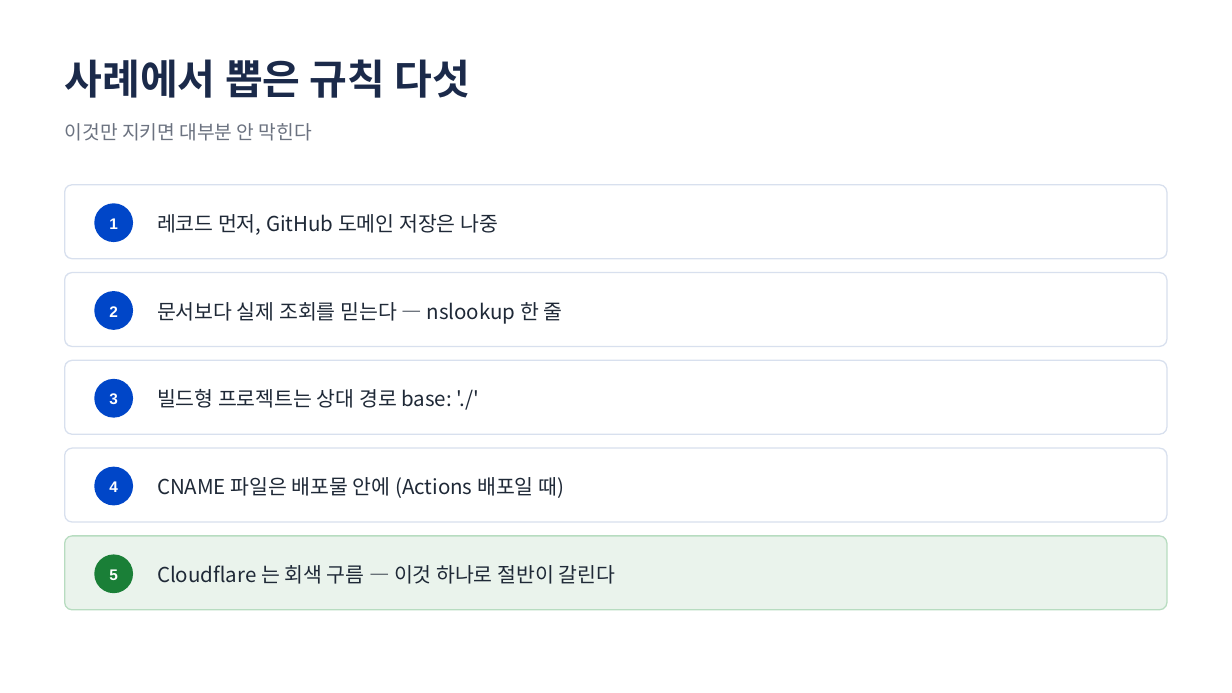
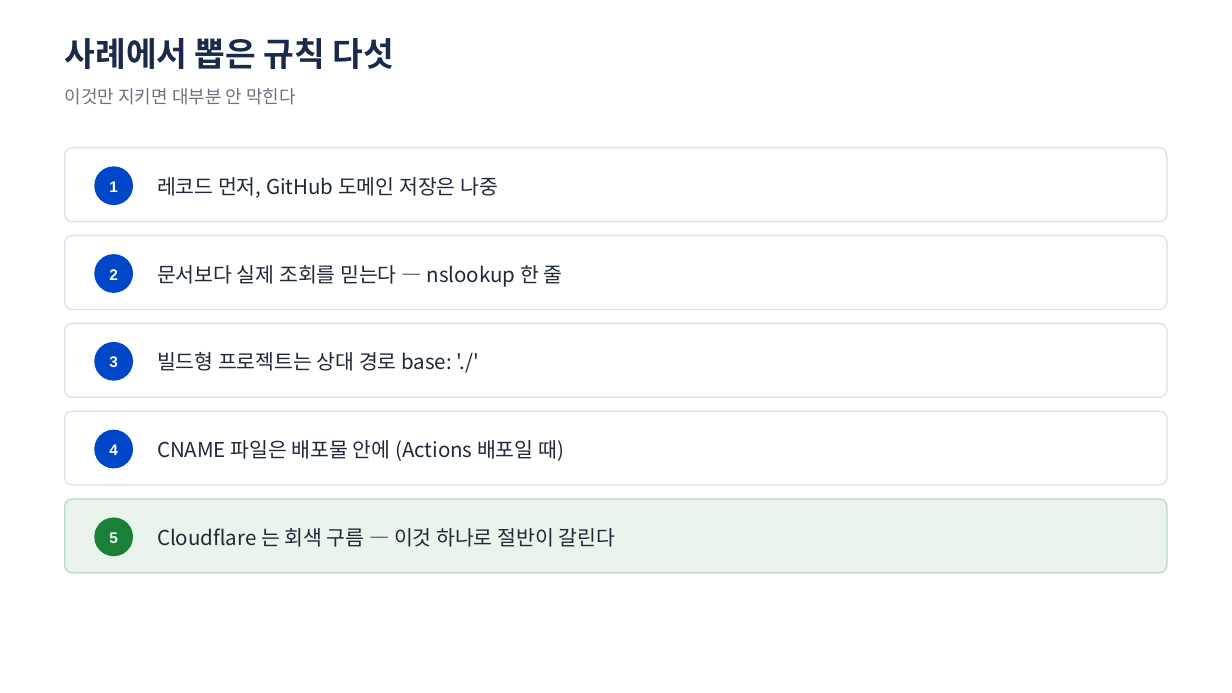
Before and after one commit to jungaistar/lms, a slide deck: slide 26 of docs/lecture/pages-domain/GitHub-Pages-도메인연결-강의슬라이드.pptx (slide 19 before the commit). Drawn at 1232x693 pixels with LibreOffice and Linux fonts; fonts in the diff are those of the drawing. Boxes give left, top, right and bottom in pixels: in the first picture for what was removed or moved away, otherwise in the second. Text is boxed around its words. In the diff, an @@ line names an element or a change of style, - is before the commit and + after.

```diff
--- a/docs/lecture/pages-domain/GitHub-Pages-도메인연결-강의슬라이드.pptx
+++ b/docs/lecture/pages-domain/GitHub-Pages-도메인연결-강의슬라이드.pptx
@@ text "사례에서 뽑은 규칙 다섯" moved from (x1=65, y1=59, x2=471, y2=98) to (x1=65, y1=38, x2=394, y2=69) @@
@@ text "사례에서 뽑은 규칙 다섯" at (x1=65, y1=38, x2=394, y2=69): size 32 to 26 pt @@
@@ text "이것만 지키면 대부분 안 막힌다" moved from (x1=65, y1=123, x2=312, y2=141) to (x1=65, y1=88, x2=296, y2=105) @@
@@ text "이것만 지키면 대부분 안 막힌다" at (x1=65, y1=88, x2=296, y2=105): size 15 to 14 pt @@
@@ 10 texts, 5 rounded rectangles, 5 ellipses moved together from (x1=65, y1=185, x2=1167, y2=610) to (x1=65, y1=148, x2=1167, y2=573) @@
```
Also in this commit, not shown: 13 other slides changed, 13 slides added, 6 slides removed, 50 other files.
